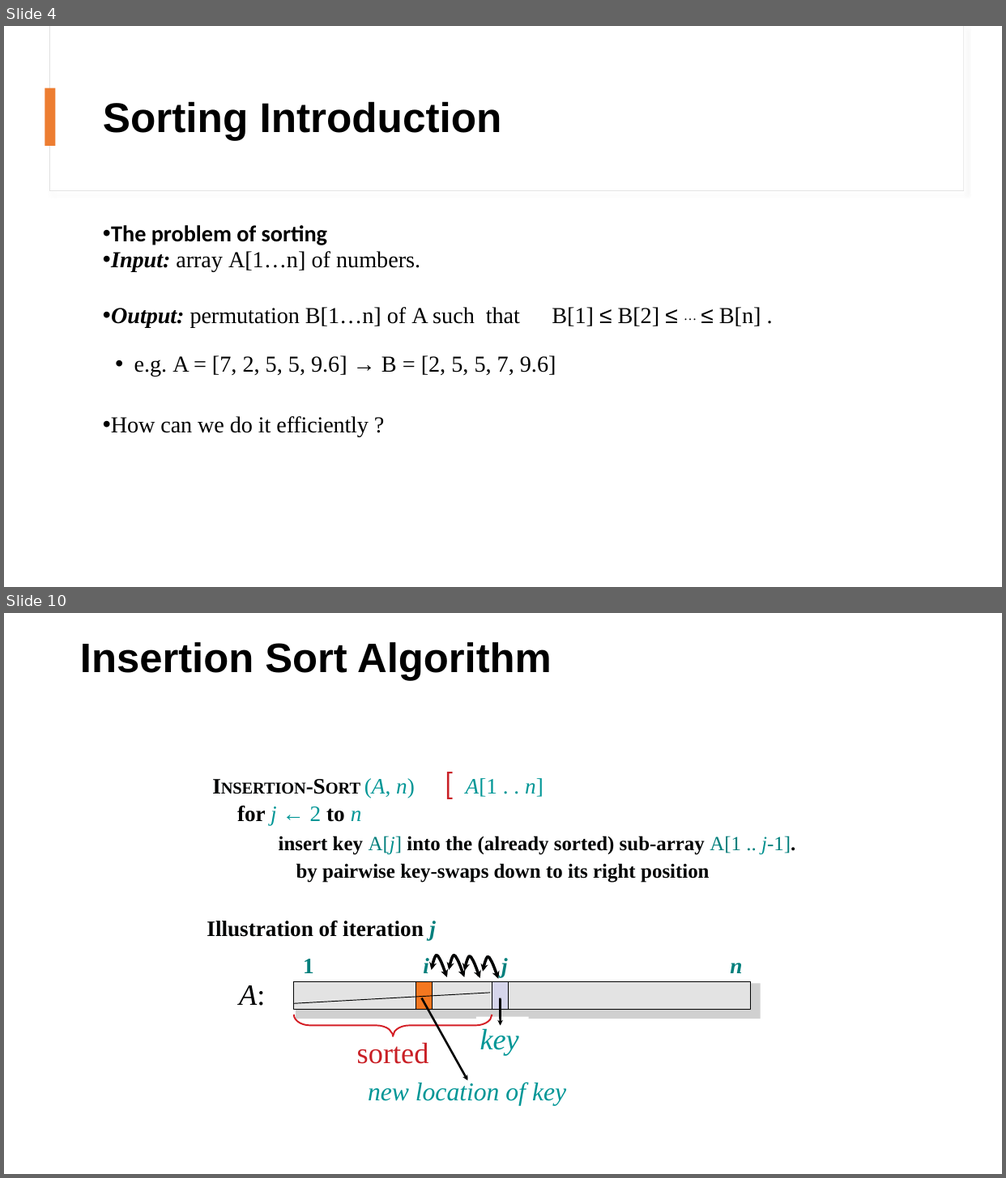
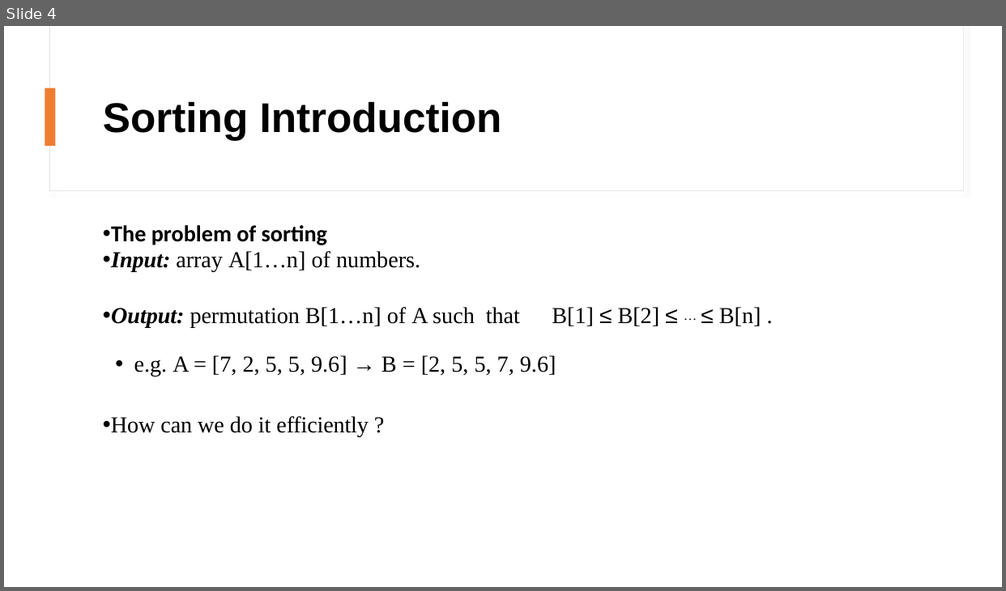
Before and after one commit to mohammednabwy/PowerPointTranslation, a slide deck: Files/DataStructureAndAlgorthimDesign.pptx. Shown one above the other, each under a label of ours: slides 4 and 10 before the commit, slide 4 after it; the slides between them are not shown. The pictures are 1006x1178 and 1006x591 pixels, drawn with LibreOffice and Linux fonts; fonts in the diff are those of the drawing; grey boxes stand for pictures; background and template pictures are left out. Boxes give left, top, right and bottom in pixels: in the first picture for what was removed or moved away, otherwise in the second. Text is boxed around its words. In the diff, an @@ line names an element or a change of style, - is before the commit and + after.

```diff
--- a/Files/DataStructureAndAlgorthimDesign.pptx
+++ b/Files/DataStructureAndAlgorthimDesign.pptx
@@ slide 10 removed at bbox=[4, 613, 1002, 1174], background #FFFFFF @@
@@ text removed at bbox=[80, 642, 415, 826] @@
-INSERTION-SORT (A, n)
-for j ← 2 to n
@@ title removed at bbox=[357, 642, 552, 680] @@
-Insertion Sort Algorithm
@@ text removed at bbox=[466, 778, 543, 797] @@
-[ A[1 . . n]
@@ text removed at bbox=[206, 836, 795, 940] @@
-insert key A[j] into the (already sorted) sub-array A[1 .. j-1]. by pairwise key-swaps down to its right position
-Illustration of iteration j
@@ text removed at bbox=[303, 958, 429, 973] @@
-1 i
@@ group removed at bbox=[429, 955, 500, 979]: 8 freeform shapes @@
@@ text removed at bbox=[501, 958, 508, 977] @@
-j
@@ text removed at bbox=[730, 963, 742, 973] @@
-n
@@ text removed at bbox=[239, 986, 265, 1006] @@
-A:
@@ group removed at bbox=[294, 982, 750, 1081]: 12 freeform shapes @@
@@ picture removed at bbox=[296, 983, 761, 1019] @@
@@ freeform shape removed at bbox=[476, 1017, 529, 1059] @@
@@ text removed at bbox=[357, 1042, 429, 1064] @@
-sorted
@@ text removed at bbox=[480, 1029, 519, 1055] @@
-key
@@ text removed at bbox=[368, 1083, 566, 1105] @@
-new location of key
```
Also in this commit, not shown: 35 other slides removed, 6 other files.
